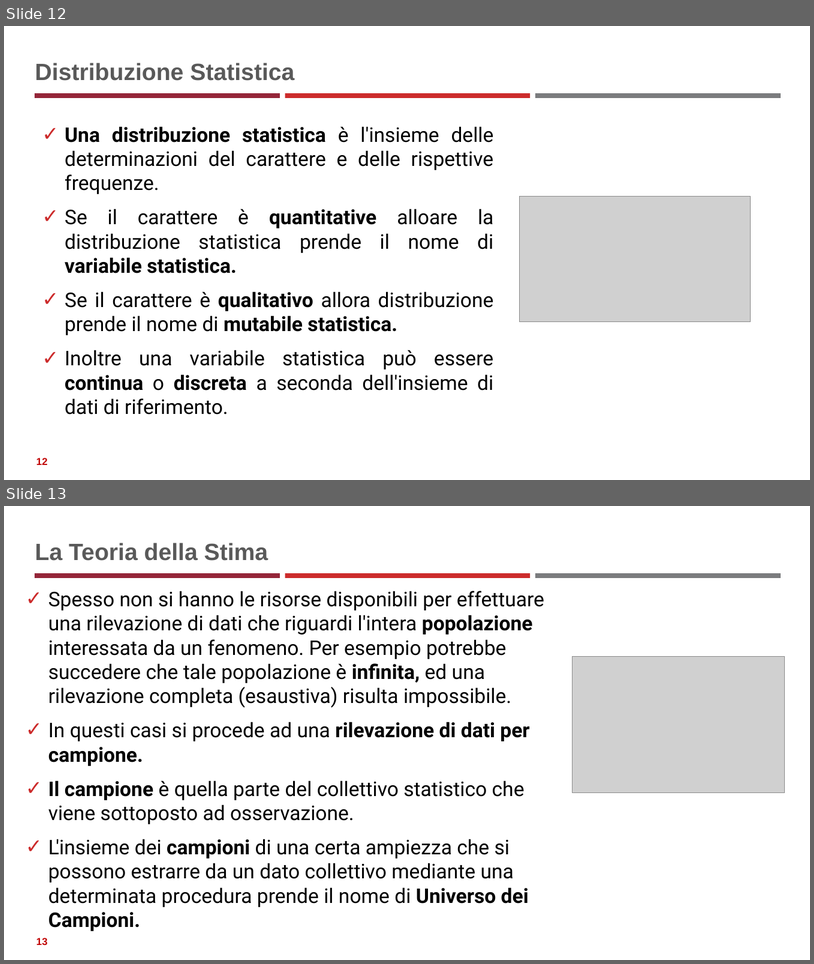
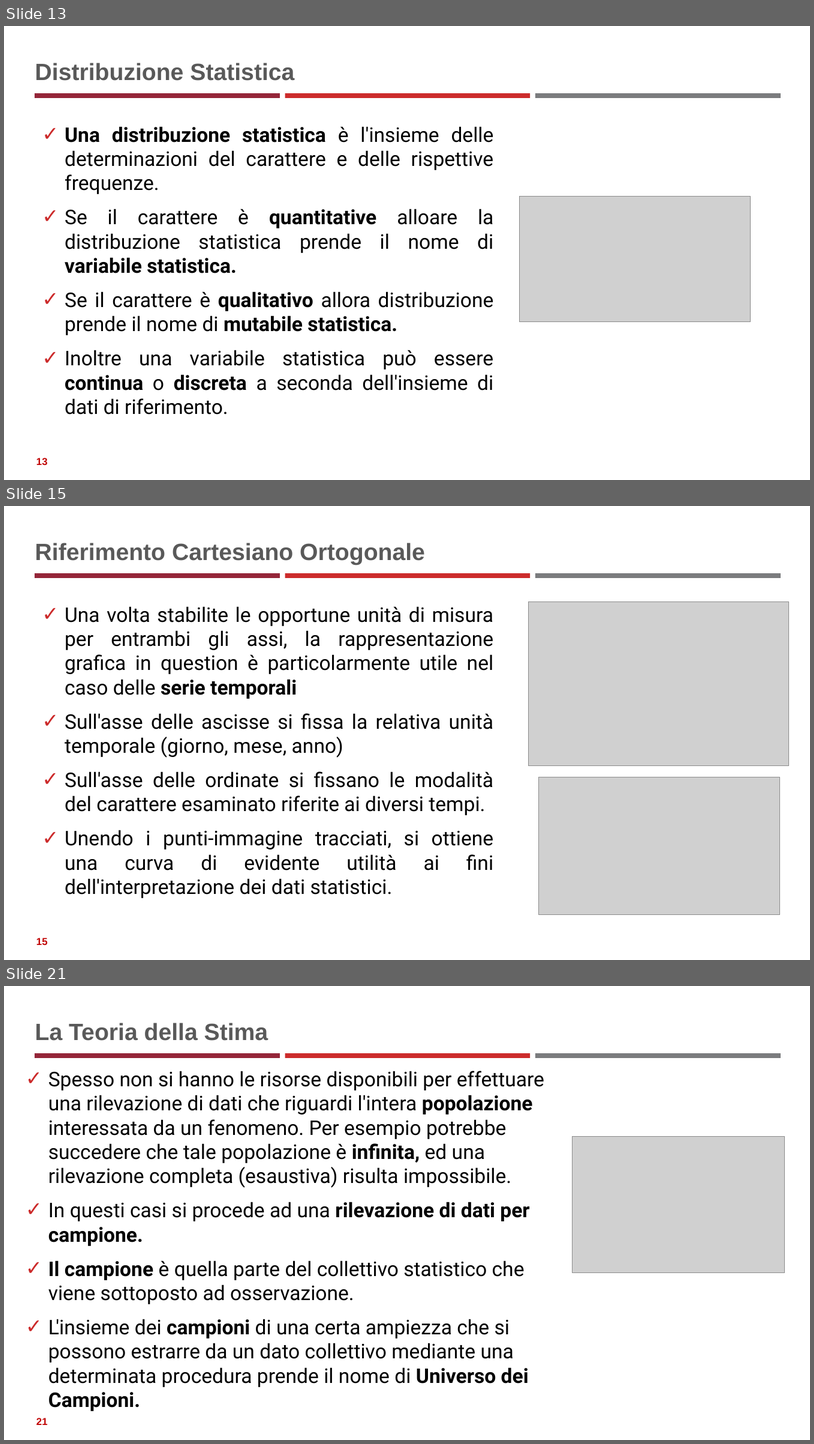
Before and after one commit to neural1977/data_science_interview_material, a slide deck: Statistics_ita.pptx. Shown one above the other, each under a label of ours: slides 12 and 13 before the commit, slides 13, 15 and 21 after it; the slides between them are not shown. The pictures are 814x964 and 814x1444 pixels, drawn with LibreOffice and Linux fonts; fonts in the diff are those of the drawing; grey boxes stand for pictures. Boxes give left, top, right and bottom in pixels: in the first picture for what was removed or moved away, otherwise in the second. Text is boxed around its words. In the diff, an @@ line names an element or a change of style, - is before the commit and + after.

```diff
--- a/Statistics_ita.pptx
+++ b/Statistics_ita.pptx
@@ slide 15 added at (4, 506, 810, 960), background #FFFFFF; not listed: 3 template elements that a slide beside it also shows @@
@@ title added at (35, 543, 425, 565), 28 pt, text #595959, bold @@
+Riferimento Cartesiano Ortogonale
@@ text added at (65, 606, 494, 898), 24 pt, text #000000 @@
+✓ Una volta stabilite le opportune unità di misura per entrambi gli assi, la rappresentazione grafica in question è particolarmente utile nel caso delle serie temporali
+✓ Sull'asse delle ascisse si fissa la relativa unità temporale (giorno, mese, anno)
+✓ Sull'asse delle ordinate si fissano le modalità del carattere esaminato riferite ai diversi tempi.
+✓ Unendo i punti-immagine tracciati, si ottiene una curva di evidente utilità ai fini dell'interpretazione dei dati statistici.
@@ picture added at (529, 601, 790, 766) @@
@@ picture added at (539, 777, 780, 914) @@
@@ page number added at (36, 937, 48, 945), 12 pt, text #C00000, bold @@
+15
@@ what was slide 12 is now slide 13 @@
@@ page number at (36, 457, 48, 465): text changed @@
-12
+13
@@ what was slide 13 is now slide 21 @@
@@ page number at (36, 1417, 48, 1425): text changed @@
-13
+21
```
Also in this commit, not shown: 7 other slides added, 1 other file.
